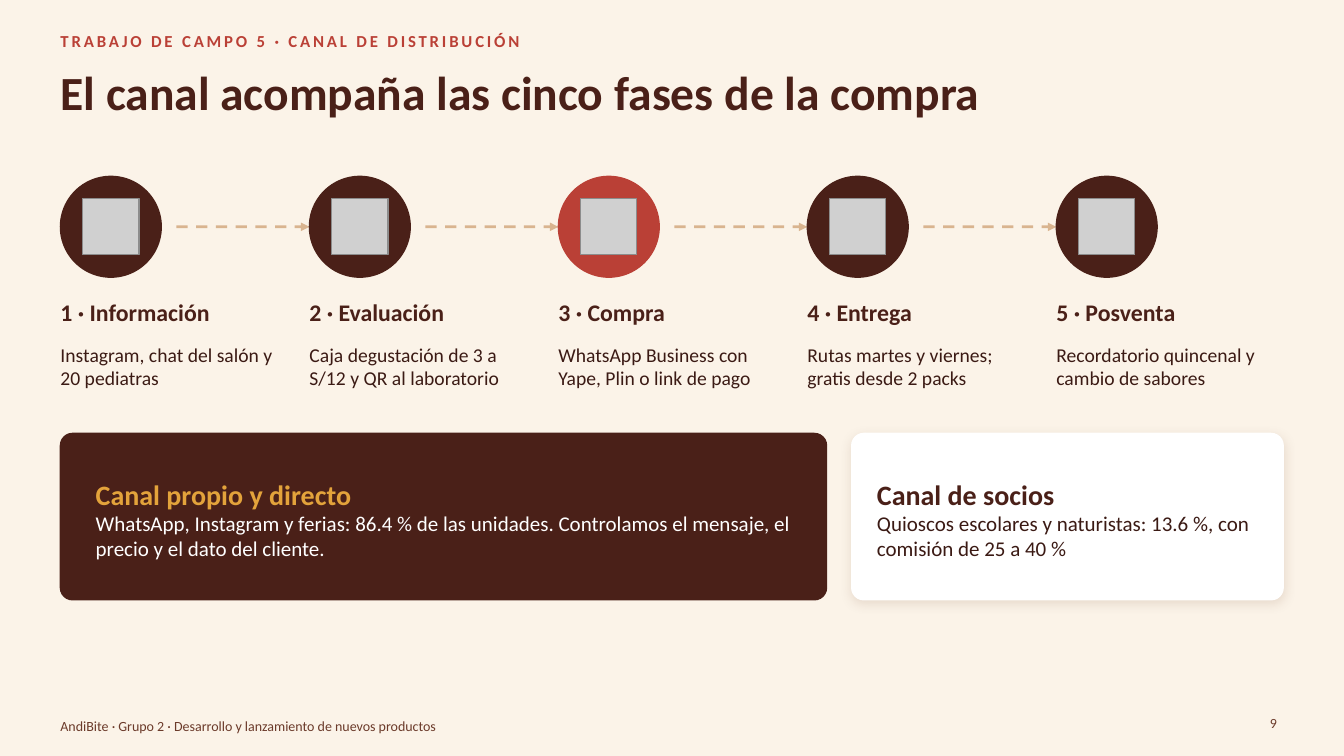
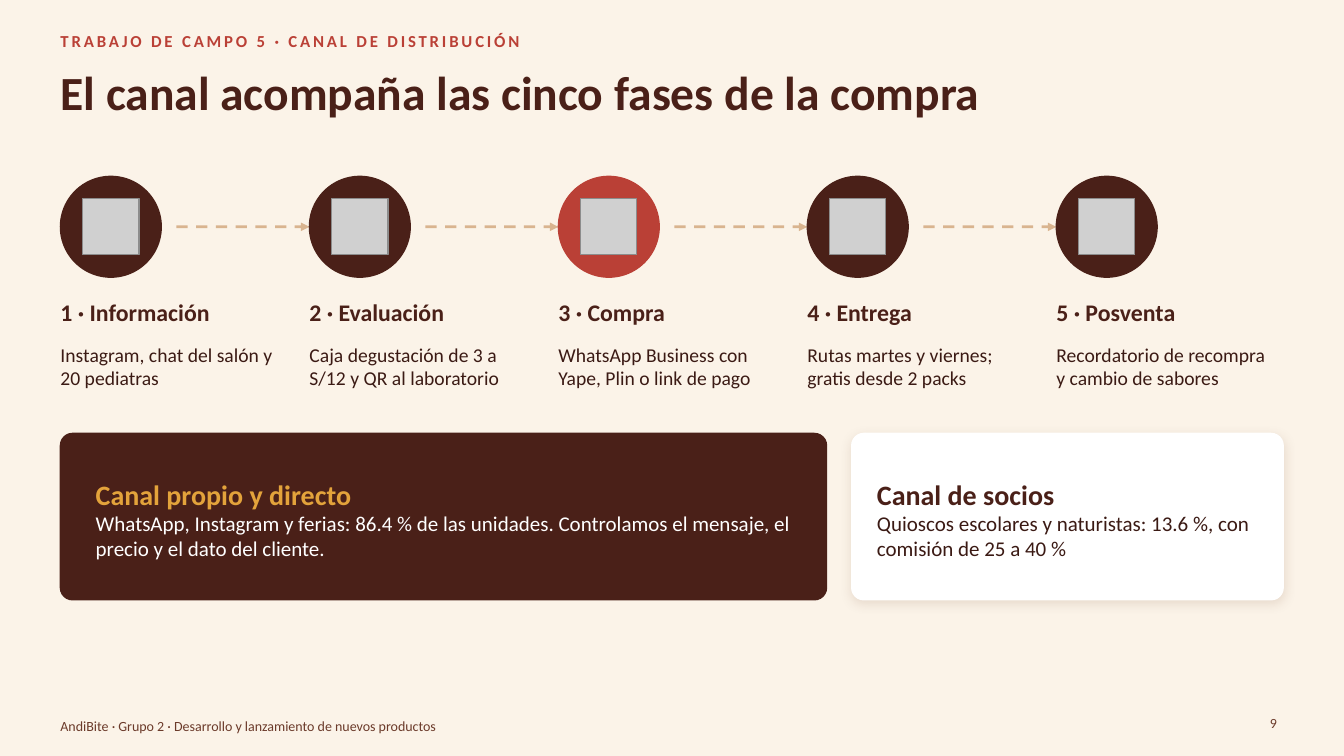
Before and after one commit to Darknow-web/Desarrollo-y-lanzamiento-de-producto-y-marca, a slide deck: slide 9 of 04-reformulacion/TC5-8/TC5-8-AndiBite.pptx. Drawn at 1344x756 pixels with LibreOffice and Linux fonts; fonts in the diff are those of the drawing; grey boxes stand for pictures; background and template pictures are left out. Boxes give left, top, right and bottom in pixels: in the first picture for what was removed or moved away, otherwise in the second. Text is boxed around its words. In the diff, an @@ line names an element or a change of style, - is before the commit and + after.

```diff
--- a/04-reformulacion/TC5-8/TC5-8-AndiBite.pptx
+++ b/04-reformulacion/TC5-8/TC5-8-AndiBite.pptx
@@ text at bbox=[1056, 348, 1265, 388]: text changed @@
-Recordatorio quincenal y cambio de sabores
+Recordatorio de recompra y cambio de sabores
```
Also in this commit, not shown: 6 other slides changed, 4 other files.
